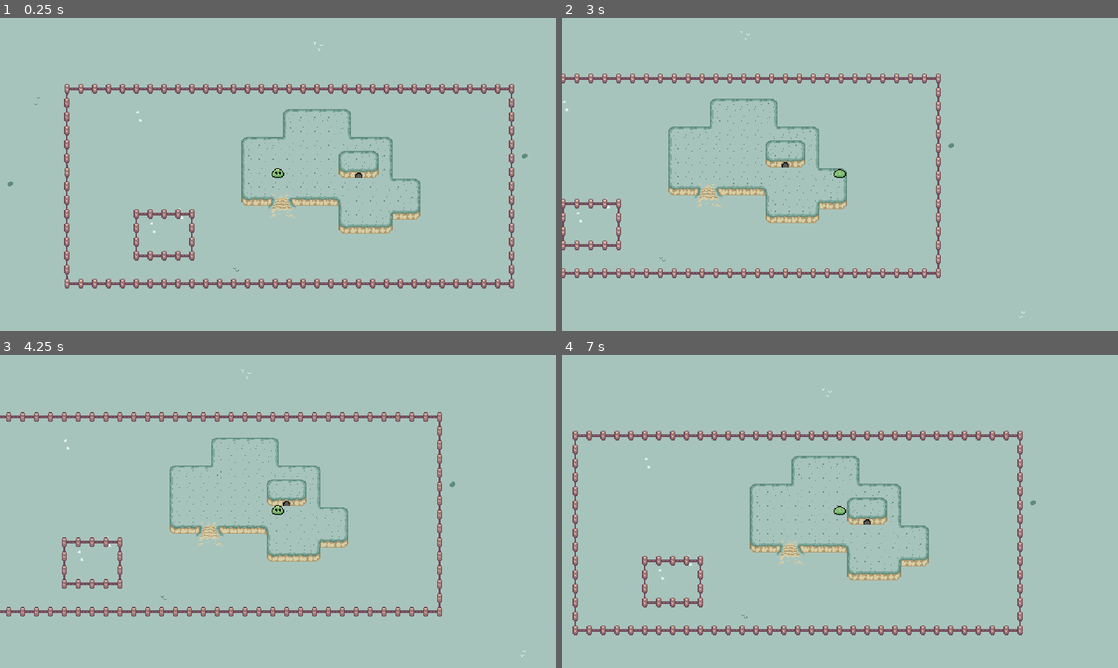
Above: before the commit, frames 1-4 (two rows, left to right).
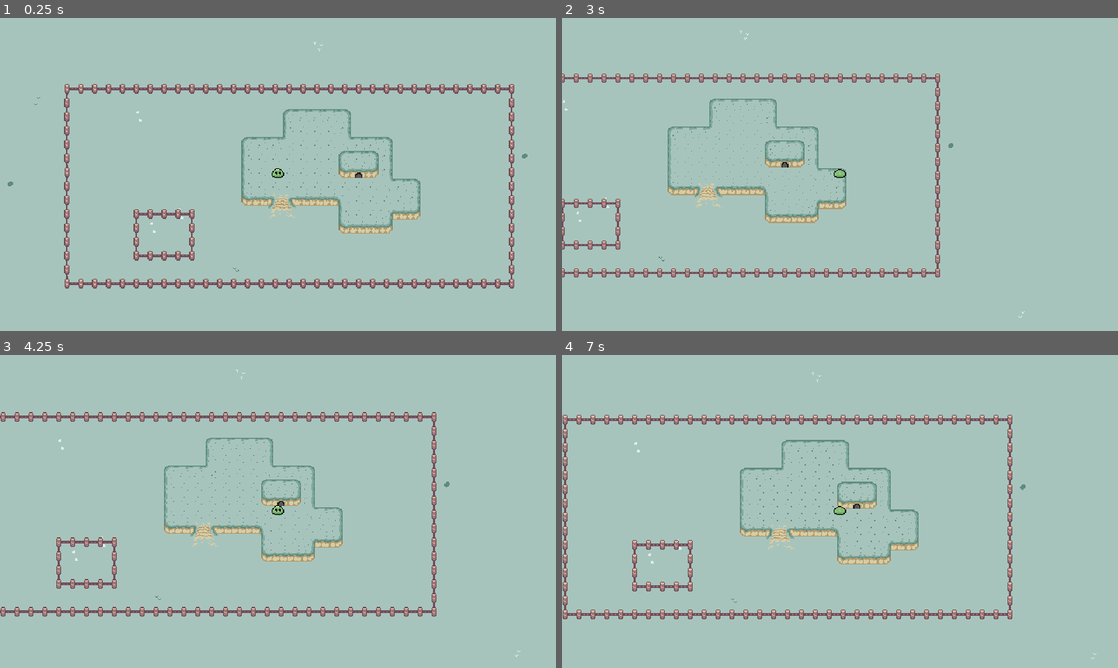
Above: after the commit, the same moments.

Repository: MisterCodo/slime
Game: Godot game, scene res://Levels/main.tscn
Two runs of this game, one before a commit and one after it. Both use one fixed random seed, a clock stepped at 60 frames per second and the inputs below.
Inputs:
- Up to frame 1 (0.25 s): no input
- Up to frame 2 (3 s): tap Enter at 0.5 s; hold D (ui_right) 0.53-1.28 s; hold S (ui_down) 1.28-2.03 s; tap Space at 2 s; hold D (ui_right) 2.03-2.78 s; hold W (ui_up) from 2.78 s (still down)
- Up to frame 3 (4.25 s): tap Enter at 3.5 s; release W (ui_up) at 3.53 s; hold A (ui_left) from 3.53 s (still down)
- Up to frame 4 (7 s): release A (ui_left) at 5.03 s; hold S (ui_down) 5.03-5.78 s; hold D (ui_right) 5.78-6.53 s; hold W (ui_up) from 6.53 s (still down)

The runs differ from the first frame. In frame 1, less than 0.1% of the frame differs, in the area x 45-71%, y 30-51%; in frame 2, 2.4%; in frame 3, 6.6%; in frame 4, 12%, in the area x 0-97%, y 5-98%.

Commit message:
Progress #3 Adjusted ysort on each hill tiles

Diff:
--- a/Characters/Slime/slime.tscn
+++ b/Characters/Slime/slime.tscn
@@ -247,6 +247,7 @@
 texture = ExtResource("1_os1u1")
 hframes = 4
 vframes = 4
+frame = 8
 
 [node name="CollisionShape2d" type="CollisionShape2D" parent="."]
 position = Vector2(0, 0.5)
--- a/Levels/main.tscn
+++ b/Levels/main.tscn
@@ -49,71 +49,89 @@
 [sub_resource type="TileSetAtlasSource" id="TileSetAtlasSource_su4rg"]
 texture = ExtResource("3_xkd0f")
 0:0/0 = 0
+0:0/0/y_sort_origin = -6
 0:0/0/physics_layer_0/linear_velocity = Vector2(0, 0)
 0:0/0/physics_layer_0/angular_velocity = 0.0
-0:0/0/physics_layer_0/polygon_0/points = PackedVector2Array(-8, -8, 8, -8, 8, -5, -5, -5, -5, 8, -8, 8)
+0:0/0/physics_layer_0/polygon_0/points = PackedVector2Array(8, -5, 8, -6.5, -6, -6.5, -8, -4.5, -8, 8, -5.5, 8, -5.5, -5)
 1:0/0 = 0
+1:0/0/y_sort_origin = -6
 1:0/0/physics_layer_0/linear_velocity = Vector2(0, 0)
 1:0/0/physics_layer_0/angular_velocity = 0.0
-1:0/0/physics_layer_0/polygon_0/points = PackedVector2Array(-8, -8, 8, -8, 8, -5, -8, -5)
+1:0/0/physics_layer_0/polygon_0/points = PackedVector2Array(8, -5, 8, -6.5, -8, -6.5, -8, -5)
 2:0/0 = 0
+2:0/0/y_sort_origin = -6
 2:0/0/physics_layer_0/linear_velocity = Vector2(0, 0)
 2:0/0/physics_layer_0/angular_velocity = 0.0
-2:0/0/physics_layer_0/polygon_0/points = PackedVector2Array(-8, -8, 8, -8, 8, 8, 5, 8, 5, -5, -8, -5)
+2:0/0/physics_layer_0/polygon_0/points = PackedVector2Array(8, -5, 5.5, -6.5, -8, -6.5, -8, -5, 5.5, -5, 5.5, 8, 8, 8)
 3:0/0 = 0
+3:0/0/z_index = -1
 3:0/0/physics_layer_0/linear_velocity = Vector2(0, 0)
 3:0/0/physics_layer_0/angular_velocity = 0.0
 3:0/0/physics_layer_0/polygon_0/points = PackedVector2Array(-5.5, 0.5, -8, -2, -8, 8, -5.5, 8)
 4:0/0 = 0
+4:0/0/z_index = -1
 4:0/0/physics_layer_0/linear_velocity = Vector2(0, 0)
 4:0/0/physics_layer_0/angular_velocity = 0.0
 4:0/0/physics_layer_0/polygon_0/points = PackedVector2Array(4.5, 0, 8, -3, 8, 8, 4.5, 8)
 0:1/0 = 0
+0:1/0/z_index = -1
 0:1/0/physics_layer_0/linear_velocity = Vector2(0, 0)
 0:1/0/physics_layer_0/angular_velocity = 0.0
-0:1/0/physics_layer_0/polygon_0/points = PackedVector2Array(-8, -8, -5, -8, -5, 8, -8, 8)
+0:1/0/physics_layer_0/polygon_0/points = PackedVector2Array(-8, -8, -5.5, -8, -5.5, 8, -8, 8)
 1:1/0 = 0
+1:1/0/z_index = -1
 1:1/0/physics_layer_0/linear_velocity = Vector2(0, 0)
 1:1/0/physics_layer_0/angular_velocity = 0.0
 2:1/0 = 0
+2:1/0/z_index = -1
 2:1/0/physics_layer_0/linear_velocity = Vector2(0, 0)
 2:1/0/physics_layer_0/angular_velocity = 0.0
-2:1/0/physics_layer_0/polygon_0/points = PackedVector2Array(8, -8, 5, -8, 5, 8, 8, 8)
+2:1/0/physics_layer_0/polygon_0/points = PackedVector2Array(8, -8, 5.5, -8, 5.5, 8, 8, 8)
 3:1/0 = 0
+3:1/0/z_index = -1
 3:1/0/physics_layer_0/linear_velocity = Vector2(0, 0)
 3:1/0/physics_layer_0/angular_velocity = 0.0
 3:1/0/physics_layer_0/polygon_0/points = PackedVector2Array(-2.5, 0.5, -3.5, -3, -8, -3, -8, 8, -5, 8)
 4:1/0 = 0
+4:1/0/z_index = -1
 4:1/0/physics_layer_0/linear_velocity = Vector2(0, 0)
 4:1/0/physics_layer_0/angular_velocity = 0.0
 4:1/0/physics_layer_0/polygon_0/points = PackedVector2Array(0.5, 0.5, 2, -2.5, 8, -2.5, 8, 8, 3.5, 8)
 0:2/0 = 0
+0:2/0/z_index = -1
 0:2/0/physics_layer_0/linear_velocity = Vector2(0, 0)
 0:2/0/physics_layer_0/angular_velocity = 0.0
-0:2/0/physics_layer_0/polygon_0/points = PackedVector2Array(8, -3, -2, -3, -4.5, -4.5, -4.5, -8, -8, -8, -8, 2.5, -5.5, 5.5, -2.5, 8, 8, 8)
+0:2/0/physics_layer_0/polygon_0/points = PackedVector2Array(8, -3, -2, -3, -5.5, -5, -5.5, -8, -8, -8, -8, 2.5, -5.5, 5.5, -2.5, 8, 8, 8)
 1:2/0 = 0
+1:2/0/z_index = -1
 1:2/0/physics_layer_0/linear_velocity = Vector2(0, 0)
 1:2/0/physics_layer_0/angular_velocity = 0.0
 1:2/0/physics_layer_0/polygon_0/points = PackedVector2Array(8, -3, -8, -3, -8, 8, 8, 8)
 2:2/0 = 0
+2:2/0/z_index = -1
 2:2/0/physics_layer_0/linear_velocity = Vector2(0, 0)
 2:2/0/physics_layer_0/angular_velocity = 0.0
-2:2/0/physics_layer_0/polygon_0/points = PackedVector2Array(8, -8, 5, -8, 5, -4.5, 2.5, -3, -8, -3, -8, 8, 3, 8, 6, 5.5, 8, 3)
+2:2/0/physics_layer_0/polygon_0/points = PackedVector2Array(8, -8, 5.5, -8, 5.5, -5, 2.5, -3, -8, -3, -8, 8, 3, 8, 6, 5.5, 8, 3)
 3:2/0 = 0
+3:2/0/z_index = -1
 3:2/0/physics_layer_0/linear_velocity = Vector2(0, 0)
 3:2/0/physics_layer_0/angular_velocity = 0.0
 4:2/0 = 0
+4:2/0/z_index = -1
 4:2/0/physics_layer_0/linear_velocity = Vector2(0, 0)
 4:2/0/physics_layer_0/angular_velocity = 0.0
 5:0/0 = 0
+5:0/0/z_index = -1
 5:0/0/physics_layer_0/linear_velocity = Vector2(0, 0)
 5:0/0/physics_layer_0/angular_velocity = 0.0
 5:0/0/physics_layer_0/polygon_0/points = PackedVector2Array(-5.5, -8, -8, -8, -8, -6)
 5:1/0 = 0
+5:1/0/z_index = -1
 5:1/0/physics_layer_0/linear_velocity = Vector2(0, 0)
 5:1/0/physics_layer_0/angular_velocity = 0.0
 5:1/0/physics_layer_0/polygon_0/points = PackedVector2Array(6, -8, 8, -8, 8, -6)
 5:2/0 = 0
+5:2/0/z_index = -1
 5:2/0/physics_layer_0/linear_velocity = Vector2(0, 0)
 5:2/0/physics_layer_0/angular_velocity = 0.0
 5:2/0/physics_layer_0/polygon_0/points = PackedVector2Array(8, 8, 8, -3, -8, -3, -8, 8)
@@ -221,7 +239,7 @@
 layer_1/name = "Foreground"
 layer_1/enabled = true
 layer_1/modulate = Color(1, 1, 1, 1)
-layer_1/y_sort_enabled = false
+layer_1/y_sort_enabled = true
 layer_1/y_sort_origin = 0
 layer_1/z_index = 0
 layer_1/tile_data = PackedInt32Array(262147, 65537, 1, 327683, 65537, 1, 393219, 65537, 1, 393220, 65537, 1, 393221, 65 …(1347 unchanged characters)…
